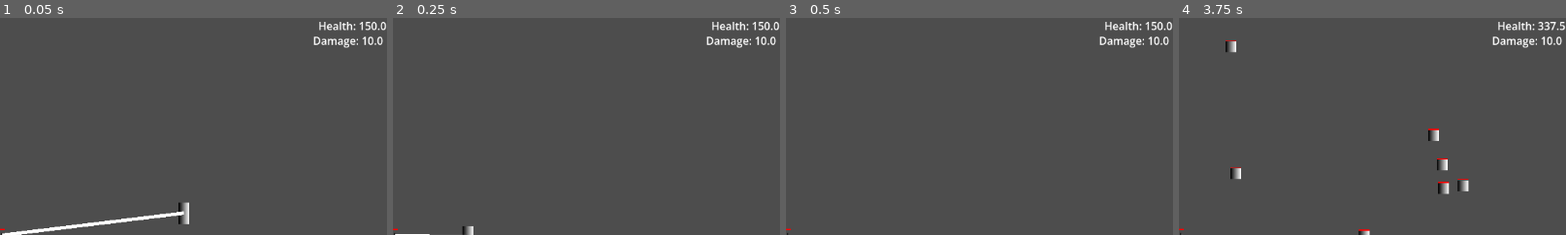
Above: before the commit, frames 1-4 (left to right).
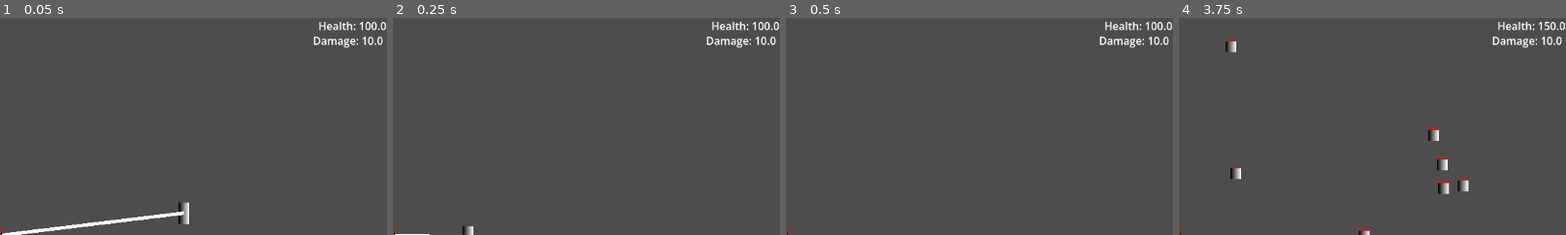
Above: after the commit, the same moments.

Repository: Blulow/majorjam
Game: Godot game, scene res://scenes/game.tscn
The game is run twice, just before and just after one commit, with the same random seed, the same clock (stepped at 60 frames per second) and the same inputs.
Inputs (mouse positions are % of the whole screen's width and height, from its top left):
- Up to frame 1 (0.05 s): no input
- Up to frame 2 (0.25 s): no input
- Up to frame 3 (0.5 s): no input
- Up to frame 4 (3.75 s): move the mouse to (72, 45) at 0.52 s; hold Right (right) 0.53-2.03 s; tap Shift (dash) every 0.75 s from 0.6 to 3.6 s; click (72, 45) at 0.67 s; tap Up (up) at 0.77, 1.52, 3.02 s; move the mouse to (30, 55) at 1.27 s; move the mouse to (60, 28) at 2.02 s; hold Left (left) 2.03-2.78 s; move the mouse to (45, 70) at 2.77 s; hold Right (right) from 2.78 s (still down); click (45, 70) at 2.92 s; tap Enter at 3.5 s; move the mouse to (41, 50) at 3.52 s; click (41, 50) at 3.67 s
The pictures show only the part of the screen within x 50-100%, y 0-50%; the shares and areas given below are measured in that part.

The runs differ from the first frame. In frame 1, less than 0.1% of the frame differs, in the area x 94-96%, y 1-6%; in frame 2, less than 0.1%; in frame 3, less than 0.1%; in frame 4, 0.1%, in the area x 92-100%, y 1-6%.

Commit message:
add: speed limit

Diff:
--- /dev/null
+++ b/scenes/components/movement/speed_limit.tscn
@@ -0,0 +1,6 @@
+[gd_scene format=3 uid="uid://boayvolsjwh44"]
+
+[ext_resource type="Script" uid="uid://783u77mbtfru" path="res://scripts/movement/speed_limit.gd" id="1_21dw7"]
+
+[node name="SpeedLimit" type="Node2D" unique_id=235116759]
+script = ExtResource("1_21dw7")
--- a/scenes/game.tscn
+++ b/scenes/game.tscn
@@ -9,6 +9,7 @@
 [ext_resource type="PackedScene" uid="uid://bv44pj8q4xpe3" path="res://scenes/rope.tscn" id="4_lbhrr"]
 [ext_resource type="PackedScene" uid="uid://drnmq1qbgf1m6" path="res://scenes/components/movement/controlled_movement.tscn" id="4_u5sy4"]
 [ext_resource type="PackedScene" uid="uid://bx112x7jc0xs2" path="res://scenes/spawners/enemy_spawner.tscn" id="7_gee14"]
+[ext_resource type="PackedScene" uid="uid://boayvolsjwh44" path="res://scenes/components/movement/speed_limit.tscn" id="8_264po"]
 [ext_resource type="Script" uid="uid://ie2sruuvnn2a" path="res://scripts/wave_manager.gd" id="8_gee14"]
 [ext_resource type="Script" uid="uid://evrwgbfuh4eb" path="res://scripts/wave_patterns/wave_pattern.gd" id="9_vtaks"]
 [ext_resource type="Resource" uid="uid://bdlckvp1g8po0" path="res://assets/resources/wave_patterns/wave_1.tres" id="10_kvpfn"]
@@ -76,6 +77,10 @@
 body = NodePath("..")
 body_controller = NodePath("../BodyController")
 
+[node name="SpeedLimit" parent="Arena/Player" unique_id=235116759 node_paths=PackedStringArray("body_controller") instance=ExtResource("8_264po")]
+max_speed = 5000.0
+body_controller = NodePath("../BodyController")
+
 [node name="Rope" parent="Arena" unique_id=1075735704 node_paths=PackedStringArray("obj1", "obj2", "build_applier") instance=ExtResource("4_lbhrr")]
 obj1 = NodePath("../Player")
 obj2 = NodePath("../Anchor/RopeEnd")
@@ -106,4 +111,3 @@
 build_builder = NodePath("../CanvasLayer/BuildBuilder")
 build_applier = NodePath("../BuildApplier")
 registered_build_cards = Array[ExtResource("16_ssvqc")]([ExtResource("17_264po"), ExtResource("18_1kice")])
-card_count = null
--- a/scripts/build/build_applier.gd
+++ b/scripts/build/build_applier.gd
@@ -16,9 +16,11 @@
 		effect.on_added(context)
 
 func on_hit(context: CombatContext):
+	if not build: return
 	for effect: BuildEffect in build.effects:
 		effect.on_hit(context)
 
 func on_tick(context: CombatContext):
+	if not build: return
 	for effect: BuildEffect in build.effects:
 		effect.on_tick(context)
--- a/scripts/movement/body_controller.gd
+++ b/scripts/movement/body_controller.gd
@@ -9,11 +9,24 @@
 
 var internal_vel: Vector2
 var external_vel: Vector2
+var total_vel: Vector2
+
+var modifying_vel: bool = false
+var modified_vel: Vector2
 
 func _physics_process(delta: float) -> void:
 	if not body.is_on_floor() and gravity_on:
 		external_vel.y += GRAVITY * delta
 
-	var total_vel: Vector2 = internal_vel + external_vel
-	body.velocity = total_vel
+	total_vel = internal_vel + external_vel
+
+	if modifying_vel:
+		body.velocity = modified_vel
+		modifying_vel = false
+	else:
+		body.velocity = total_vel
 	body.move_and_slide()
+
+func modify_vel(vel: Vector2) -> void:
+	modified_vel = vel
+	modifying_vel = true
--- /dev/null
+++ b/scripts/movement/speed_limit.gd
@@ -0,0 +1,10 @@
+extends Node2D
+class_name SpeedLimit
+
+@export var max_speed: float = 1000.0
+@export var body_controller: BodyController
+
+func _physics_process(delta: float) -> void:
+	var vel: Vector2 = body_controller.total_vel
+	if vel.length() > max_speed:
+		body_controller.modify_vel(vel.limit_length(max_speed))
--- a/scripts/wave_manager.gd
+++ b/scripts/wave_manager.gd
@@ -41,6 +41,4 @@
 	enemy_spawner.stat_modifier = wave_pattern.stat_modifier
 	enemy_spawner.active = active
 
-	build_applier.apply_build(preload("res://assets/resources/builds/health_boost.tres"))
-
 	wave_start.emit(wave_n)
Not shown: 1 places in assets/resources/builds/attack_increase.tres that only renumber resources
Not shown: 1 places in assets/resources/builds/health_boost.tres that only renumber resources
Not shown, added: scripts/movement/speed_limit.gd.uid
